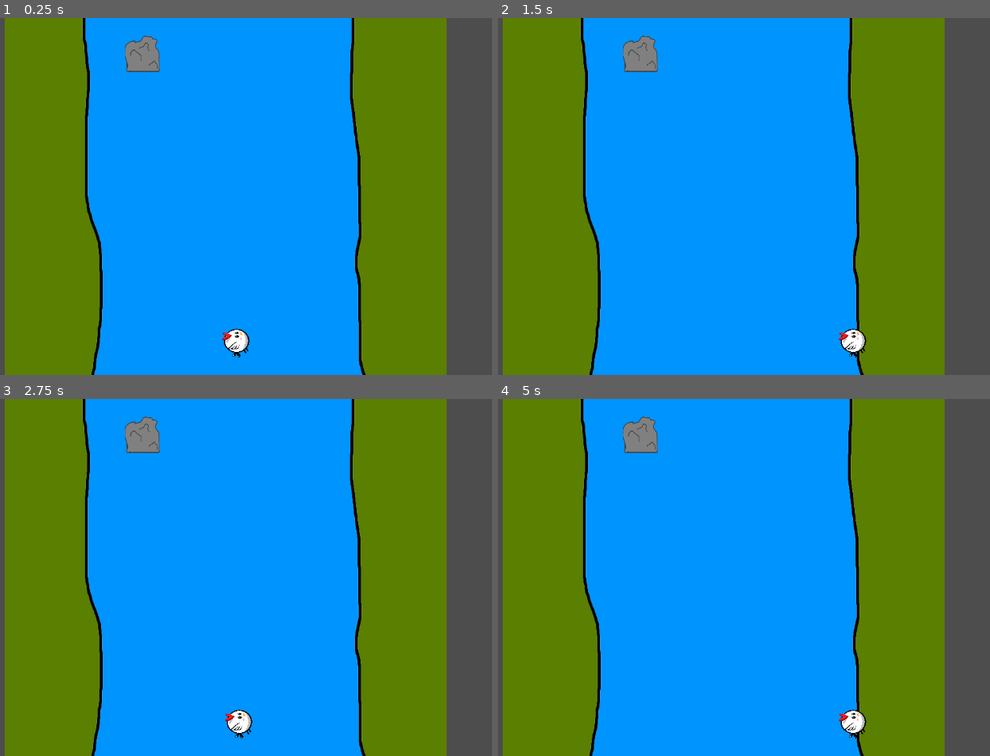
Above: before the commit, frames 1-4 (two rows, left to right).
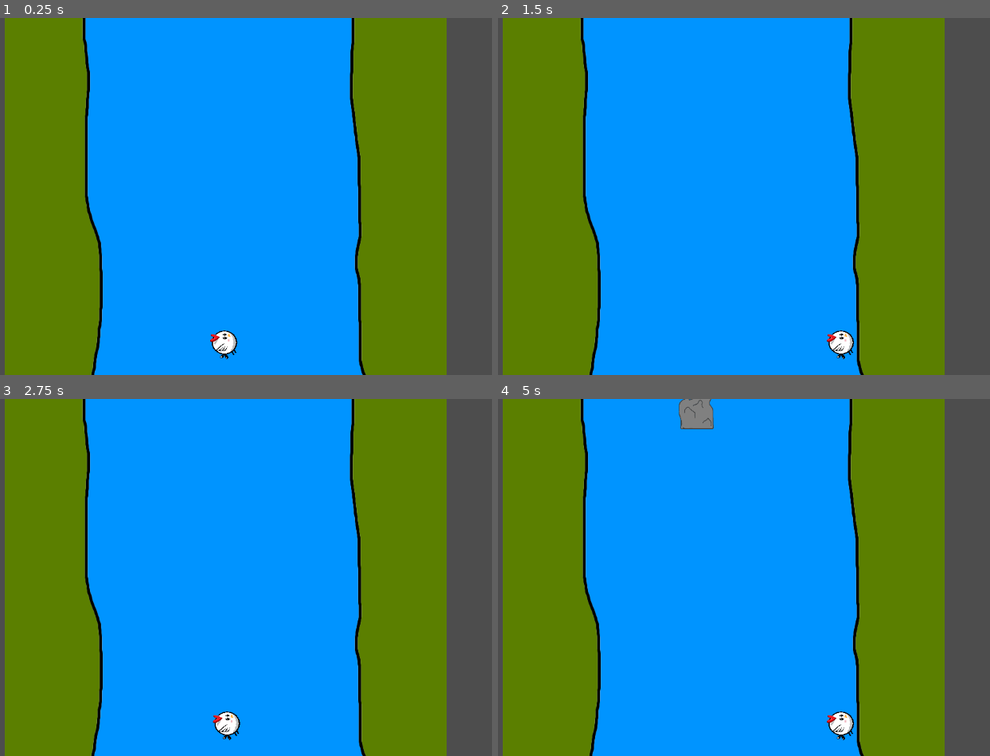
Above: after the commit, the same moments.

Repository: shyrzaza/Streamer
Game: Godot game, scene res://StreamGame/StreamGame.tscn
Same seed, same stepped clock (60 frames per second), same inputs: the game is played once before the commit and once after it.
Inputs (mouse positions are in pixels of both pictures, inside the frame that each line leads up to):
- Up to frame 1 (0.25 s): no input
- Up to frame 2 (1.5 s): tap Enter (ui_accept) at 0.5, 0.77 s; move the mouse to (857, 178) at 0.52 s; hold Right (ui_right) 0.53-1.25 s; click (857, 178) at 0.67 s; drag from (591, 214) to (684, 267) at 1.27 s
- Up to frame 3 (2.75 s): tap Enter (ui_accept) at 2 s; move the mouse to (280, 498) at 2.02 s; hold Left (ui_left) from 2.03 s (still down)
- Up to frame 4 (5 s): release Left (ui_left) at 2.75 s; drag from (684, 648) to (527, 523) at 2.77 s; tap Enter (ui_accept) at 3.5, 3.77 s; move the mouse to (906, 631) at 3.52 s; hold Right (ui_right) 3.53-4.25 s; drag from (527, 523) to (621, 488) at 4.27 s

The runs differ from the first frame. In frame 1, 1.1% of the frame differs, in the area x 25-51%, y 4-96%; in frame 2, 1.1%; in frame 3, 1.1%; in frame 4, 1.7%, in the area x 25-75%, y 0-96%.

Commit message:
spawning obstacles and collision detection

Diff:
--- a/StreamGame/StreamGame.tscn
+++ b/StreamGame/StreamGame.tscn
@@ -6,7 +6,7 @@
 [ext_resource type="Texture2D" uid="uid://ibxscwqsmait" path="res://Playground/entities/chick/sprite/frame-3.png" id="3_m6n2p"]
 [ext_resource type="Texture2D" uid="uid://50osar3s51n3" path="res://Playground/entities/chick/sprite/frame-4.png" id="4_ddxjp"]
 [ext_resource type="Texture2D" uid="uid://cpkhkhk1k5o0i" path="res://StreamGame/Assets/RiverBackgroundPlaceholder.png" id="5_6e44r"]
-[ext_resource type="PackedScene" uid="uid://cfwkje7sru5jk" path="res://StreamGame/obstacle.tscn" id="7_m6n2p"]
+[ext_resource type="Script" uid="uid://me7sjbwe8qeh" path="res://StreamGame/river.gd" id="6_ddxjp"]
 
 [sub_resource type="SpriteFrames" id="SpriteFrames_2pqff"]
 animations = [{
@@ -35,7 +35,7 @@
 
 [node name="PlayerCharacter" type="CharacterBody2D" parent="." unique_id=601523504]
 z_index = 10
-position = Vector2(606, 590)
+position = Vector2(584, 593)
 script = ExtResource("1_acwgy")
 
 [node name="AnimatedSprite2D" type="AnimatedSprite2D" parent="PlayerCharacter" unique_id=981969360]
@@ -48,12 +48,9 @@
 shape = SubResource("CircleShape2D_pvcim")
 
 [node name="River" type="Node2D" parent="." unique_id=129131300]
+script = ExtResource("6_ddxjp")
 
 [node name="Background" type="Sprite2D" parent="River" unique_id=1942278119]
 position = Vector2(589, 315)
 scale = Vector2(1, 1.3263158)
 texture = ExtResource("5_6e44r")
-
-[node name="Obstacle" parent="." unique_id=1659433105 instance=ExtResource("7_m6n2p")]
-position = Vector2(439, 62)
-gravity_scale = 0.0
--- /dev/null
+++ b/StreamGame/obstacle.gd
@@ -0,0 +1,16 @@
+extends Area2D
+
+var SPEED = 60
+# Called when the node enters the scene tree for the first time.
+func _ready() -> void:
+	body_entered.connect(_on_body_entered)
+
+
+# Called every frame. 'delta' is the elapsed time since the previous frame.
+func _process(delta: float) -> void:
+	position.y += SPEED * delta
+	pass
+
+func _on_body_entered(body: Node2D) -> void:
+	if body is CharacterBody2D:
+		print("get hit")
--- a/StreamGame/obstacle.tscn
+++ b/StreamGame/obstacle.tscn
@@ -1,12 +1,13 @@
 [gd_scene format=3 uid="uid://cfwkje7sru5jk"]
 
+[ext_resource type="Script" uid="uid://cn7klqwx2inw" path="res://StreamGame/obstacle.gd" id="1_feq4s"]
 [ext_resource type="Texture2D" uid="uid://ckox0scqscvh2" path="res://StreamGame/Assets/RockPlaceholder.png" id="1_rxywx"]
 
 [sub_resource type="CircleShape2D" id="CircleShape2D_m6n2p"]
 radius = 35.6
 
-[node name="Obstacle" type="RigidBody2D" unique_id=1659433105]
-gravity_scale = 0.0
+[node name="Obstacle" type="Area2D" unique_id=318166597]
+script = ExtResource("1_feq4s")
 
 [node name="Sprite2D" type="Sprite2D" parent="." unique_id=506353212]
 scale = Vector2(0.25173777, 0.28153935)
--- /dev/null
+++ b/StreamGame/river.gd
@@ -0,0 +1,29 @@
+extends Node2D
+
+
+var spawn_time = 3.0
+#var obstacles: Array[RigidBody2D]
+
+var obstacle_scene = preload("res://StreamGame/obstacle.tscn")
+var time_to_spawn_next_obstacle = spawn_time
+var left_spawn_border = 400
+var right_spawn_boarder = 800
+
+# Called when the node enters the scene tree for the first time.
+func _ready() -> void:
+	pass # Replace with function body.
+
+
+# Called every frame. 'delta' is the elapsed time since the previous frame.
+func _process(delta: float) -> void:
+	# Every now and then, spawn a rock at a random location
+	time_to_spawn_next_obstacle -= delta
+
+	if time_to_spawn_next_obstacle < 0:
+		# Spawn
+		var new_obstacle = obstacle_scene.instantiate()
+		new_obstacle.position = Vector2(randf_range(left_spawn_border, right_spawn_boarder), -100)
+		add_child(new_obstacle)
+		pass
+		time_to_spawn_next_obstacle = spawn_time
+	pass
Not shown, added: StreamGame/obstacle.gd.uid
Not shown, added: StreamGame/river.gd.uid
